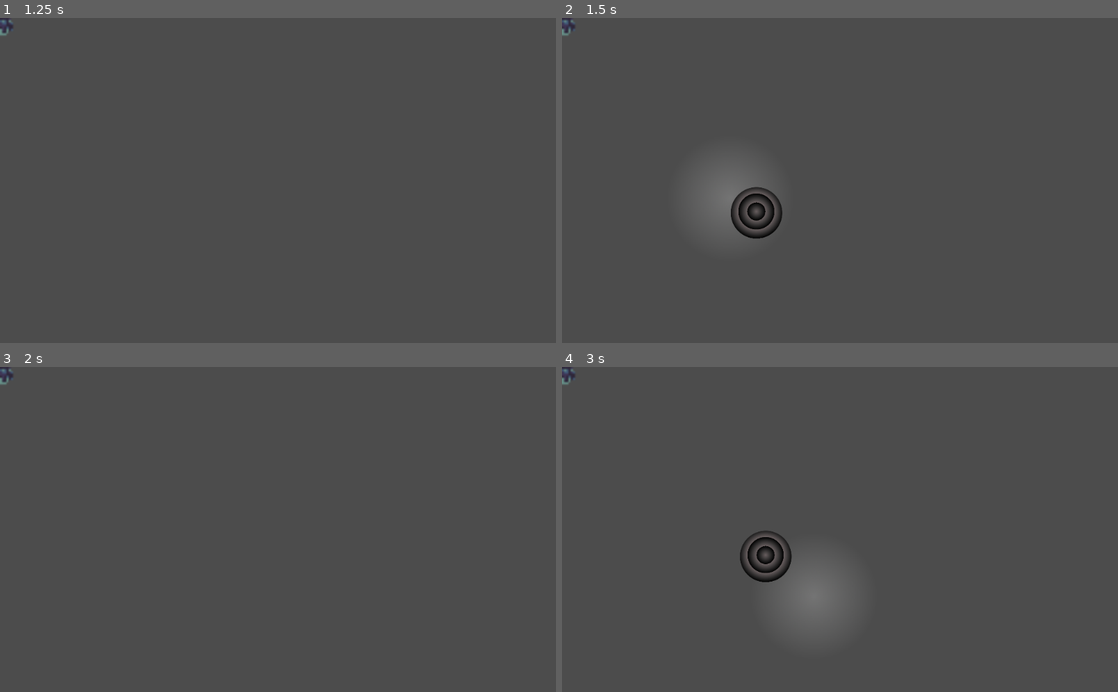
Above: before the commit, frames 1-4 (two rows, left to right).
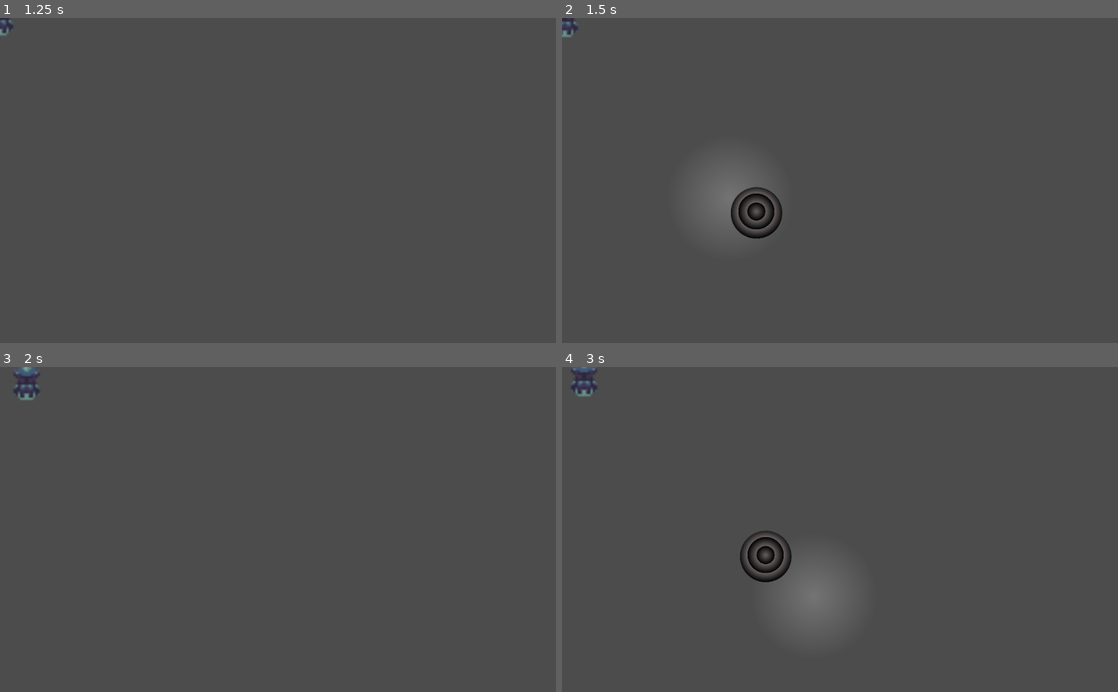
Above: after the commit, the same moments.

Repository: emberhunt/emberhunt
Game: Godot game, scene res://scenes/player.tscn
Two runs of this game, one before a commit and one after it. Both use one fixed random seed, a clock stepped at 60 frames per second and the inputs below. This scene is started directly instead of the project's main scene.
Inputs (mouse positions are in pixels of both pictures, inside the frame that each line leads up to):
- Up to frame 1 (1.25 s): tap Enter at 0.5 s; move the mouse to (400, 164) at 0.52 s; click (400, 164) at 0.67 s
- Up to frame 2 (1.5 s): tap Space at 1.25 s; drag from (728, 196) to (812, 245) at 1.27 s
- Up to frame 3 (2 s): no input
- Up to frame 4 (3 s): move the mouse to (895, 458) at 2.02 s; click (895, 458) at 2.17 s; tap Enter at 2.75 s; drag from (812, 594) to (673, 480) at 2.77 s

Frame 1 is identical in both runs. In frame 2, less than 0.1% of the frame differs, in the area x 0-3%, y 0-6%; in frame 3, 0.4%, in the area x 0-8%, y 0-11%; in frame 4, 0.3%.
Error before the commit: Attempt to call function 'get_node' in base 'null instance' on a null instance. (res://scripts/player.gd:6)

Commit message:
Fixed player movement, added player stats

Diff:
--- a/scenes/player.tscn
+++ b/scenes/player.tscn
@@ -1,28 +1,29 @@
-[gd_scene load_steps=5 format=2]
+[gd_scene load_steps=6 format=2]
 
 [ext_resource path="res://scripts/player.gd" type="Script" id=1]
-[ext_resource path="res://scenes/touchpad.tscn" type="PackedScene" id=2]
-[ext_resource path="res://assets/testing_spritesheet.png" type="Texture" id=3]
+[ext_resource path="res://scripts/playerBody.gd" type="Script" id=2]
+[ext_resource path="res://scenes/touchpad.tscn" type="PackedScene" id=3]
+[ext_resource path="res://assets/testing_spritesheet.png" type="Texture" id=4]
 
 [sub_resource type="RectangleShape2D" id=1]
 extents = Vector2( 4.58973, 5.34315 )
 
 [node name="player" type="Node2D"]
-
-[node name="KinematicBody2D" type="KinematicBody2D" parent="."]
 script = ExtResource( 1 )
 
-[node name="CollisionShape2D" type="CollisionShape2D" parent="KinematicBody2D"]
+[node name="body" type="KinematicBody2D" parent="."]
+script = ExtResource( 2 )
+
+[node name="collision_shape" type="CollisionShape2D" parent="body"]
 position = Vector2( 0, -1 )
-scale = Vector2( 1, 1 )
 shape = SubResource( 1 )
 
-[node name="UI" type="CanvasLayer" parent="KinematicBody2D"]
+[node name="UI" type="CanvasLayer" parent="body"]
 
-[node name="touchpad" parent="KinematicBody2D/UI" instance=ExtResource( 2 )]
+[node name="touchpad" parent="body/UI" instance=ExtResource( 3 )]
 
-[node name="Sprite" type="Sprite" parent="."]
+[node name="player_sprite" type="Sprite" parent="."]
 scale = Vector2( 4, 4 )
-texture = ExtResource( 3 )
+texture = ExtResource( 4 )
 region_enabled = true
 region_rect = Rect2( 368, 111, 16, 18 )
--- a/scripts/player.gd
+++ b/scripts/player.gd
@@ -1,17 +1,14 @@
-extends KinematicBody2D
+extends Node2D
 
-var speed = 0
-var direction = 0
-var motion = Vector2(0,0)
-var player_sprite = get_parent().get_node("player_sprite")
-
-# Called when the node enters the scene tree for the first time.
-func _ready():
-	pass # Replace with function body.
-
-# Called every frame. 'delta' is the elapsed time since the previous frame.
-func _process(delta):
-	var motion = direction*speed*delta*Vector2(100, 100)
-	move_and_slide(motion)
-	if direction != 0:
-		player_sprite.scale = ceil(direction)
+var playerStats = { #Player Stats dictionary
+	"healthCurrent": 0,
+	"healthMax": 100,
+	"manaCurrent": 0,
+	"manaMax": 100,
+	"strength": 1,
+	"agility": 1,
+	"magic": 1,
+	"luck": 1,
+	"physicalDefense": 1,
+	"magicResistance": 1
+}
--- /dev/null
+++ b/scripts/playerBody.gd
@@ -0,0 +1,11 @@
+extends KinematicBody2D
+
+var speed = 0 # Joystick Speed
+var direction = 0 # Joystick direction
+var motion = Vector2(0,0) # Movement vector
+onready var player_sprite = get_parent().get_node("player_sprite") #Sprite node
+
+func _process(delta):
+	var motion = direction*speed*delta*Vector2(100, 100) #Calculate the movement vector using the joystick variables
+	move_and_slide(motion)# Move according to the motion vector
+	player_sprite.position = position
